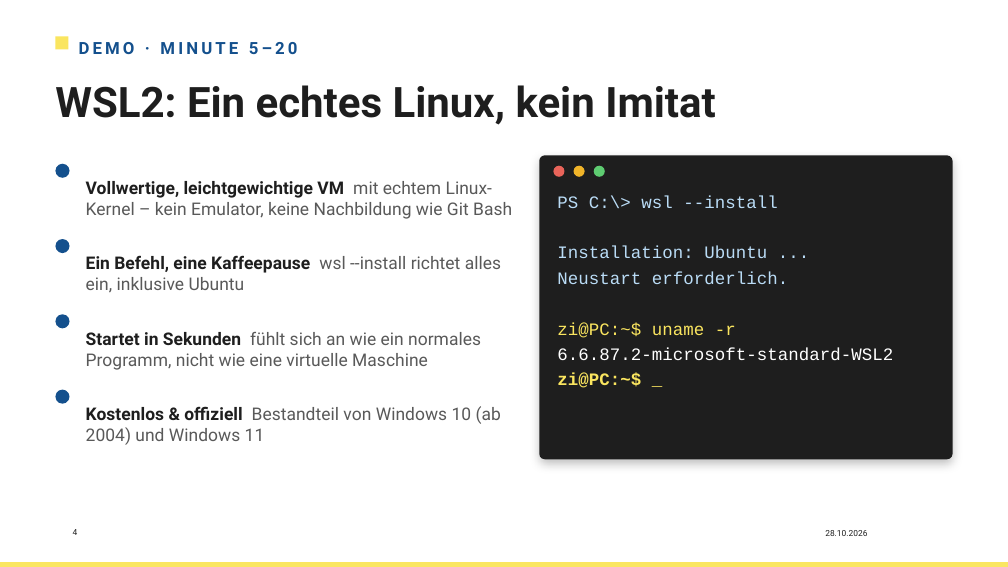
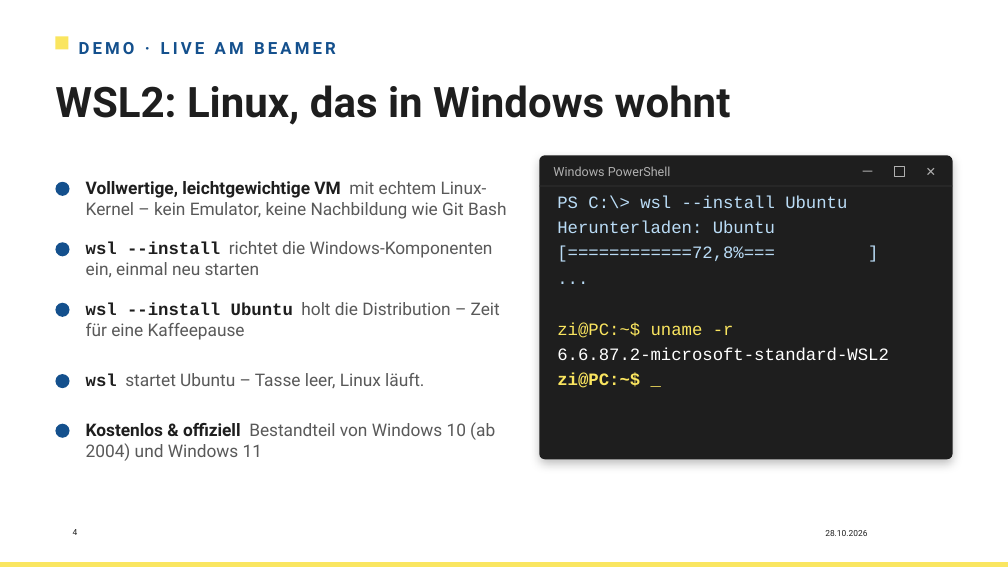
Before and after one commit to HerrZI/wsl2-school-lab, a slide deck: slide 4 of Workshop_WSL2_Linux_unterrichten_neu.pptx. Drawn at 1008x567 pixels with LibreOffice and Linux fonts; fonts in the diff are those of the drawing; background and template pictures are left out. Boxes give left, top, right and bottom in pixels: in the first picture for what was removed or moved away, otherwise in the second. Text is boxed around its words. In the diff, an @@ line names an element or a change of style, - is before the commit and + after.

```diff
--- a/Workshop_WSL2_Linux_unterrichten_neu.pptx
+++ b/Workshop_WSL2_Linux_unterrichten_neu.pptx
@@ text at [79,42,336,54]: text changed @@
-DEMO · MINUTE 5–20
+DEMO · LIVE AM BEAMER
@@ text at [55,85,731,125]: text changed @@
-WSL2: Ein echtes Linux, kein Imitat
+WSL2: Linux, das in Windows wohnt
@@ text "Vollwertige, leichtgewichtige VM mit echtem ..." at [86,181,507,219]: size 16.7 to 16.5 pt @@
@@ text added at [553,166,671,176], 12 pt, text #B0B0B0 @@
+Windows PowerShell
@@ ellipse removed at [554,166,565,177] @@
@@ ellipse removed at [574,166,585,177] @@
@@ ellipse removed at [594,166,605,177] @@
@@ rectangle added at [863,171,873,172], fill #B0B0B0 @@
@@ rectangle added at [895,166,904,176], outline #B0B0B0 0.75 pt @@
@@ text added at [920,160,942,182], 12 pt, text #B0B0B0 @@
+✕
@@ ellipse: place and size @@
-ellipse at [55,164,70,178]
+ellipse at [55,181,70,196]
@@ text at [557,196,847,262]: text changed; size 16.7 to 16.5 pt @@
-PS C:\> wsl --install
-Installation: Ubuntu ...
-Neustart erforderlich.
+PS C:\> wsl --install Ubuntu
+Herunterladen: Ubuntu
+[============72,8%=== ]
+...
@@ text at [86,241,493,278]: text changed; size 16.7 to 16.5 pt @@
-Ein Befehl, eine Kaffeepause wsl --install richtet alles ein, inklusive Ubuntu
+wsl --install richtet die Windows-Komponenten ein, einmal neu starten
@@ ellipse: place and size @@
-ellipse at [55,315,70,329]
+ellipse at [55,302,70,317]
@@ text added at [86,302,500,340], 16.5 pt, text #595959 @@
+wsl --install Ubuntu holt die Distribution – Zeit für eine Kaffeepause
@@ text at [557,323,889,388]: size 16.7 to 16.5 pt in "zi@PC:~$ uname -r", "6.6.87.2-microsoft-standard-WSL2", "zi@PC:~$ _" @@
@@ text removed at [86,332,481,370] @@
-Startet in Sekunden fühlt sich an wie ein normales Programm, nicht wie eine virtuelle Maschine
@@ ellipse: place and size @@
-ellipse at [55,389,70,404]
+ellipse at [55,374,70,389]
@@ text added at [86,373,424,388], 16.5 pt, text #595959 @@
+wsl startet Ubuntu – Tasse leer, Linux läuft.
@@ text "Kostenlos & offiziell Bestandteil von ..." at [86,422,495,461]: size 16.7 to 16.5 pt @@
@@ text "Kostenlos & offiziell Bestandteil von ...": place and size @@
-text "Kostenlos & offiziell Bestandteil von ..." at [86,406,501,445]
+text "Kostenlos & offiziell Bestandteil von ..." at [86,422,495,461]
@@ ellipse added at [55,423,70,438], fill #14508D @@
```
Also in this commit, not shown: 12 other slides changed, 7 other files.
